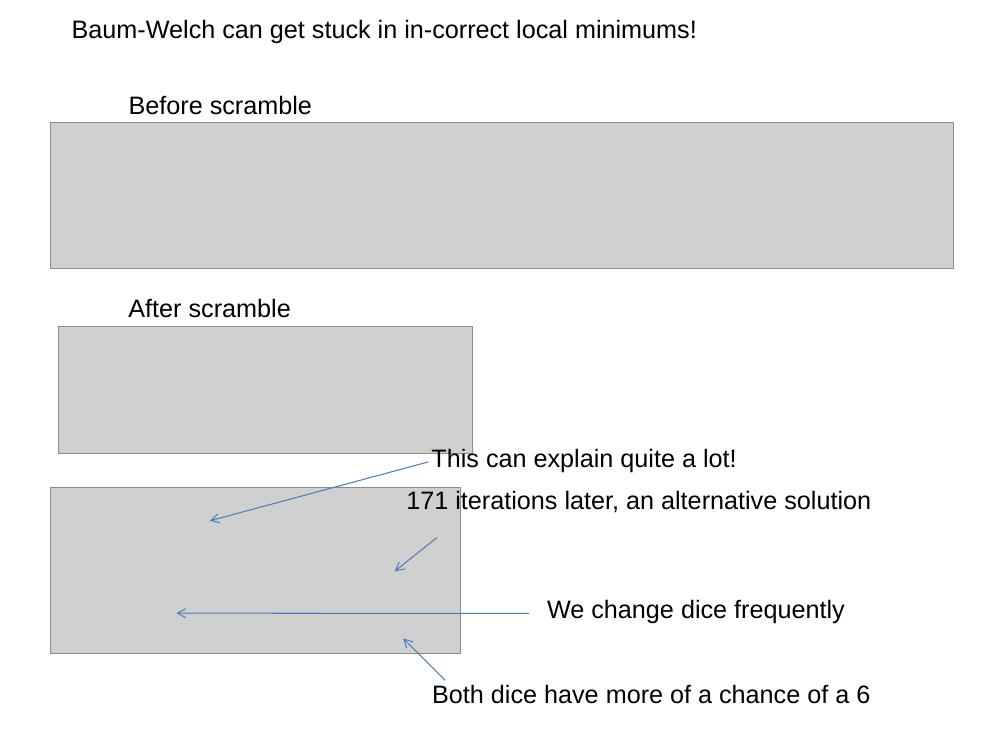
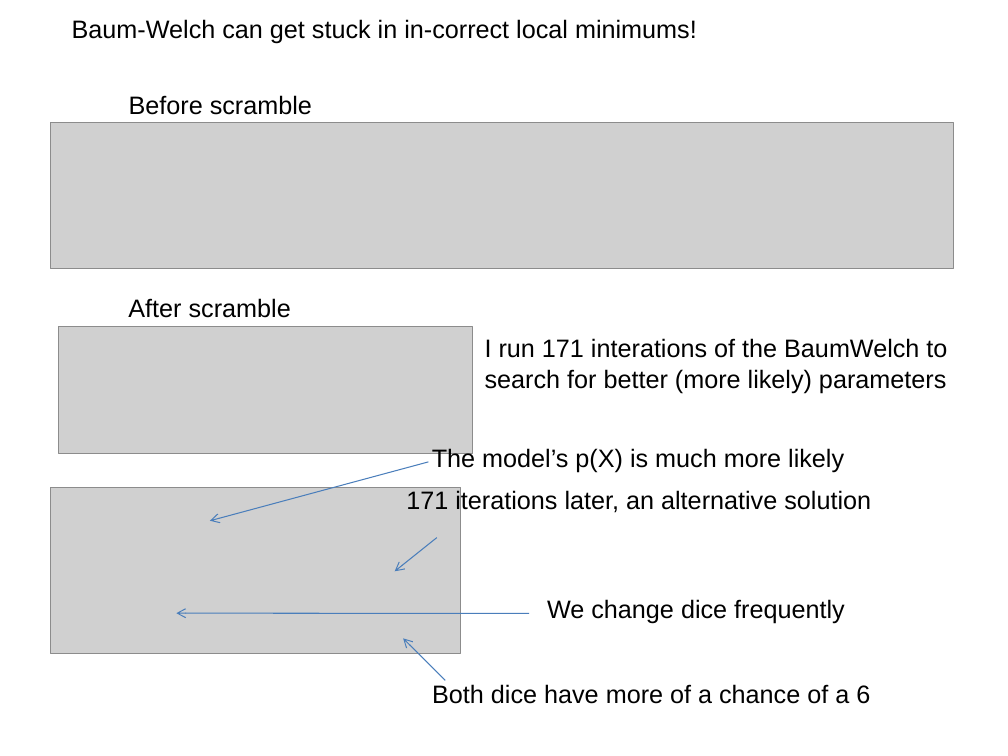
Before and after one commit to afodor/afodor.github.io, a slide deck: slide 27 of classes/stats2016/Lecture26.ppt (slide 17 before the commit). Drawn at 1008x756 pixels with LibreOffice and Linux fonts; fonts in the diff are those of the drawing; grey boxes stand for pictures. Boxes give left, top, right and bottom in pixels: in the first picture for what was removed or moved away, otherwise in the second. Text is boxed around its words. In the diff, an @@ line names an element or a change of style, - is before the commit and + after.

```diff
--- a/classes/stats2016/Lecture26.ppt
+++ b/classes/stats2016/Lecture26.ppt
@@ text added at (x1=485, y1=338, x2=947, y2=393), 18 pt, text #000000 @@
+I run 171 interations of the BaumWelch to
+search for better (more likely) parameters
@@ text removed at (x1=431, y1=446, x2=737, y2=472) @@
-This can explain quite a lot!
@@ text added at (x1=432, y1=446, x2=844, y2=472), 18 pt, text #000000 @@
+The model’s p(X) is much more likely
```
Also in this commit, not shown: 4 other slides changed, 18 slides added, 21 slides removed.
